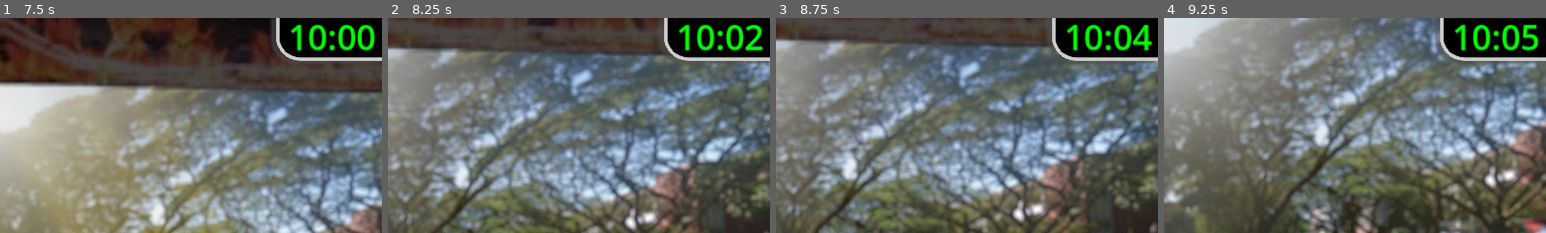
Above: before the commit, frames 1-4 (left to right).
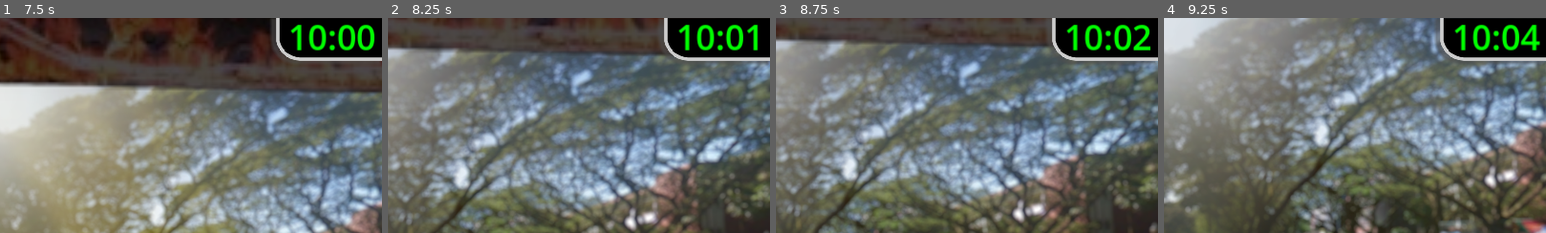
Above: after the commit, the same moments.

Repository: FlamingHerb/develup-chapter-1-quest
Game: Godot game, scene res://scenes/main_menu.tscn
Same seed, same stepped clock (60 frames per second), same inputs: the game is played once before the commit and once after it. The engine's default icon, where the game draws it, is replaced by a stand-in: a white triangle on a blue panel in a dark square. Sound files missing from this copy of the repository are replaced by a short silence.
Inputs (mouse positions are % of the whole screen's width and height, from its top left):
- Up to frame 1 (7.5 s): click "Ambatucook" at 0.5 s; click "sige, iwanan mo ko..." at 1.25 s; move the mouse to (72, 45) at 2.02 s; click (72, 45) at 2.17 s; move the mouse to (30, 55) at 2.77 s; click (30, 55) at 2.92 s; move the mouse to (60, 28) at 3.52 s; click (60, 28) at 3.67 s; move the mouse to (45, 70) at 4.27 s; click (45, 70) at 4.42 s; move the mouse to (80, 65) at 5.02 s; click (80, 65) at 5.17 s; move the mouse to (20, 35) at 5.77 s; click (20, 35) at 5.92 s; move the mouse to (55, 50) at 6.52 s; click (55, 50) at 6.67 s; move the mouse to (35, 25) at 7.27 s; click (35, 25) at 7.42 s
- Up to frame 2 (8.25 s): tap Enter at 8 s; move the mouse to (72, 45) at 8.02 s; click (72, 45) at 8.17 s
- Up to frame 3 (8.75 s): no input
- Up to frame 4 (9.25 s): move the mouse to (30, 55) at 8.77 s; click (30, 55) at 8.92 s
The pictures show only the part of the screen within x 50-100%, y 0-50%; the shares and areas given below are measured in that part.

Frame 1 is identical in both runs. In frame 2, 0.3% of the frame differs, in the area x 93-98%, y 3-16%; in frame 3, 0.4%; in frame 4, 0.4%, in the area x 93-99%, y 3-16%.

Commit message:
feat: done for the day

Diff:
--- a/scenes/game_main.tscn
+++ b/scenes/game_main.tscn
@@ -611,7 +611,7 @@
 [node name="GameMain" type="Node2D"]
 script = ExtResource("1_3ull0")
 game_time = 10.0
-game_speed = 14
+game_speed = 10
 time_passes_allowed = false
 rush_time_start = 11.0
 rush_time_end = 14.5
--- a/scripts/game_main.gd
+++ b/scripts/game_main.gd
@@ -127,8 +127,6 @@
 
 			#await get_tree().create_timer(7).timeout
 
-
-
 			rush_time_timer.start()
 
 		# End Rush hour
